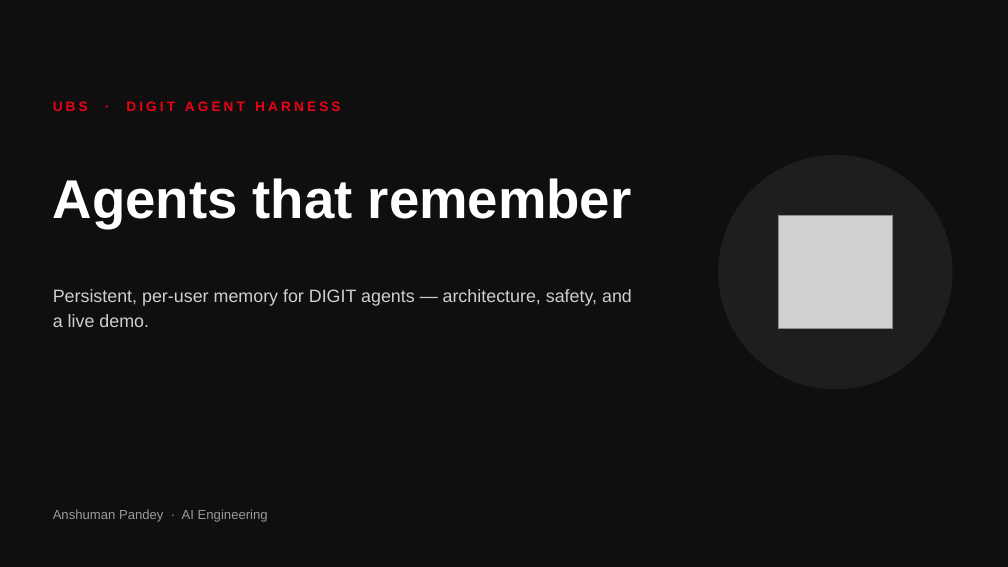
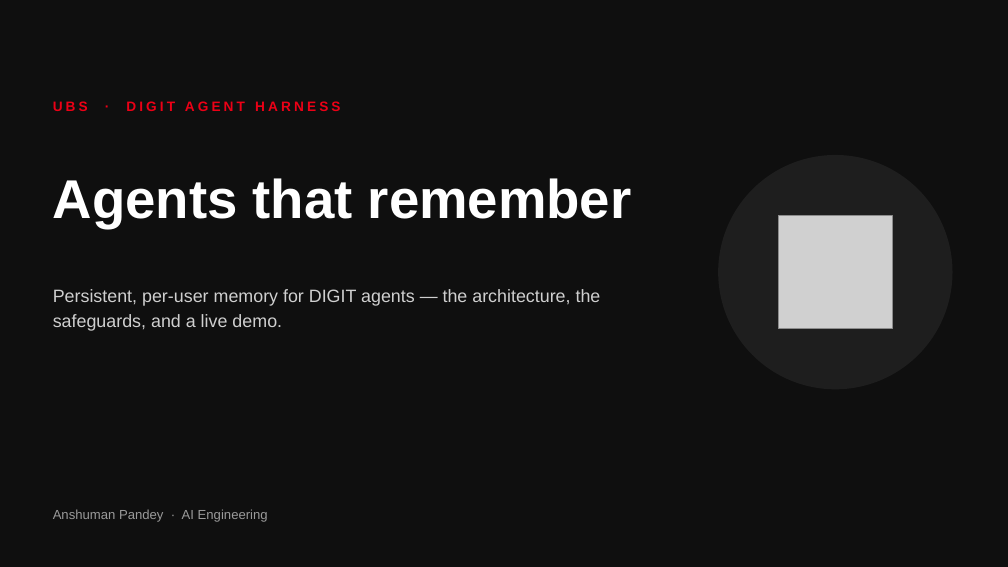
Before and after one commit to ap05-epic/agent-memory-prototype, a slide deck: slide 1 of docs/TEAM_DEMO_SLIDES.pptx. Drawn at 1008x567 pixels with LibreOffice and Linux fonts; fonts in the diff are those of the drawing; grey boxes stand for pictures. Boxes give left, top, right and bottom in pixels: in the first picture for what was removed or moved away, otherwise in the second. Text is boxed around its words. In the diff, an @@ line names an element or a change of style, - is before the commit and + after.

```diff
--- a/docs/TEAM_DEMO_SLIDES.pptx
+++ b/docs/TEAM_DEMO_SLIDES.pptx
@@ text at [53, 289, 601, 331]: text changed @@
-Persistent, per-user memory for DIGIT agents — architecture, safety, and a live demo.
+Persistent, per-user memory for DIGIT agents — the architecture, the safeguards, and a live demo.
```
Also in this commit, not shown: 4 other slides changed, 2 slides removed.
